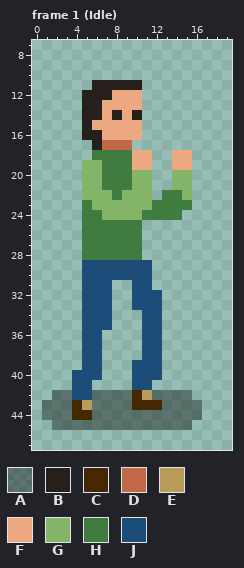
Edited in one commit: pixel-art file (Arte/San_Isidro_Full.aseprite). Above, as it was before the edit.
32x48 pixels, 16 frames. Colours within 5 levels of each other are drawn and written as one. Shown: frame 1 (Idle): x 0..19, y 7..47.
Visible layers, top first: "Layer 3 Copy", "Layer 4" opacity 40%.
Palette (. is transparent): A #05040365  B #271f1b  C #442800  D #c06848  E #b89c58  F #eca880  G #84b468  H #407c40  J #1c4c78
Pixels before, frame 1 (Idle), first column x 1:
11 .....BBBBB......
12 ....BBBFFF......
13 ....BBFFFF......
14 ....BBFBFB......
15 ....BFFFFF......
16 ....BBFFFF......
17 .....BDDD.......
18 .....HHHHFF..FF.
19 ....GGHHHFF..FF.
20 ....GGHHHGG..GG.
21 ....GGHHHGG..GG.
22 ....GGGHGGG.HHG.
23 ....HGGGGGGHHHH.
24 ....HHGGGGHHHH..
25 ....HHHHHH......
26 ....HHHHHH......
27 ....HHHHHH......
28 ....HHHHHH......
29 ....JJJJJJJ.....
30 ....JJJJJJJ.....
31 ....JJJ..JJ.....
32 ....JJJ..JJJ....
33 ....JJJ..JJJ....
34 ....JJJ...JJ....
35 ....JJJ...JJ....
36 ....JJ....JJ....
37 ....JJ....JJ....
38 ....JJ....JJ....
39 ....JJ...JJJ....
40 ...JJJ...JJJ....
41 ...JJ....JJ.....
42 .AAJJAAAACEAAAA.
43 AAACEAAAACCCAAAA
44 AAACCAAAAAAAAAAA
45 .AAAAAAAAAAAAAA.
After:
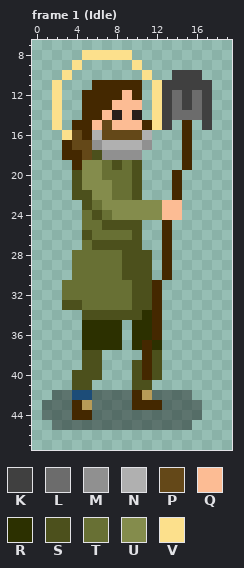
Colours new in this view: K #404040  L #6c6c6c  M #909090  N #b0b0b0  P #644818  Q #fcbc94  R #2c3000  S #4c501c  T #687034  U #848c4c  V #fce08c
Changes in this commit:
layer "Layer 5" added
Changed rows in their new state; - is an unchanged pixel.
Frame 1 (Idle), layers "Layer 3 Copy", "Layer 5":
first column x 2:
 8 ---VVVVV--------
 9 --V-----V-------
10 -V-------V--KKK-
11 V---CCCCC-VKKKKK
12 V--CCCCQC-VKLKLK
13 V--CCCQQQ-VKLKLK
14 V--CCQ-Q--VKLLLK
15 V-CCQPQQQCVK-C-K
16 -VPCNPPPPN---C--
17 -CPPMNNNNM---C--
18 -CCPSMMMM.--.C--
19 --CUUTSTS.--.C--
20 --SUUTTTS.--C.--
21 --SUUUTTS.--C.--
22 --SSUUTTS.-.C.--
23 ---STUUUUUUQQ.--
24 ---TSTUUUUUQQ---
25 ---TTSSSS--C----
26 ---STTTTS--C----
27 ---TSSSSS--C----
28 --TTTTTSSS-C----
29 --TTTTTSSS-C----
30 --TTTTTSSS-C----
31 -TTTTTTTSSC-----
32 -TTTTTTTSSC-----
33 -SSTTTTTSSC-----
34 ---SSSSSSRC-----
35 ---RRRR-RRC-----
36 ---RRRR-RRC-----
37 ---RRRR-RCR-----
38 ---SS----CS-----
39 ---SS---SCS-----
40 --SSS---SCS-----
41 --SS----SS------
Boxes around the changes in both pictures, in picture pixels (x1, y1, x2, y2):
changed: (52, 50, 212, 390)
